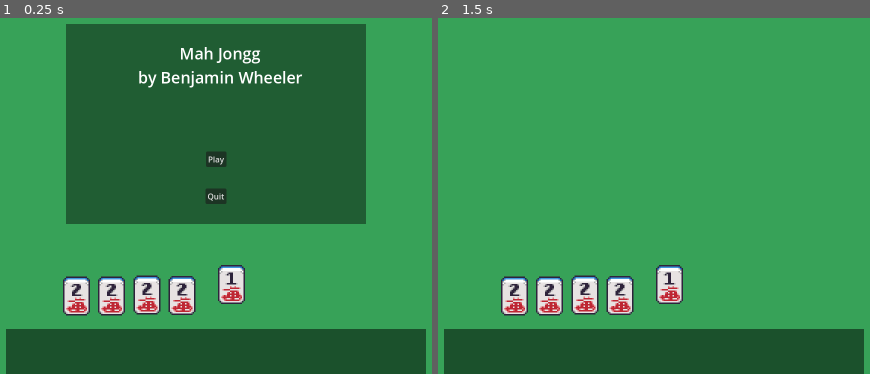
Above: before the commit, frames 1-2 (left to right).
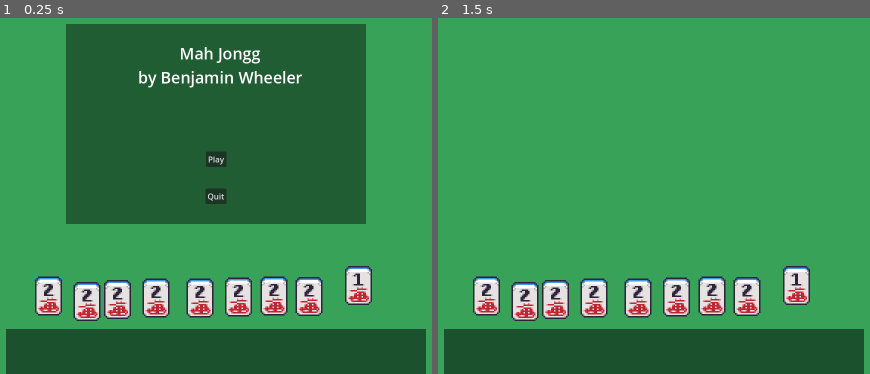
Above: after the commit, the same moments.

Repository: benjamin051000/Mahjongg
Game: Godot game, scene res://mahjongg.tscn
The game is run twice, just before and just after one commit, with the same random seed, the same clock (stepped at 60 frames per second) and the same inputs.
Inputs (mouse positions are in pixels of both pictures, inside the frame that each line leads up to):
- Up to frame 1 (0.25 s): no input
- Up to frame 2 (1.5 s): click "Play" at 0.5 s; tap Enter at 1.25 s; move the mouse to (831, 124) at 1.27 s; click (831, 124) at 1.35 s

The runs differ from the first frame. In frame 1, 7.3% of the frame differs, in the area x 8-87%, y 69-86%; in frame 2, 7.3%.

Commit message:
moved more (once again, just testing commit signing)

Diff:
--- a/mahjongg.tscn
+++ b/mahjongg.tscn
@@ -23,47 +23,47 @@
 metadata/_edit_lock_ = true
 
 [node name="Tile" parent="." instance=ExtResource("1_u8cfa")]
-position = Vector2(831, 721)
+position = Vector2(1085, 723)
 frame = 27
 
 [node name="Tile2" parent="." instance=ExtResource("1_u8cfa")]
-position = Vector2(521, 744)
+position = Vector2(465, 744)
 
 [node name="Tile3" parent="." instance=ExtResource("1_u8cfa")]
-position = Vector2(521, 744)
+position = Vector2(465, 744)
 
 [node name="Tile4" parent="." instance=ExtResource("1_u8cfa")]
-position = Vector2(521, 744)
+position = Vector2(465, 744)
 
 [node name="Tile5" parent="." instance=ExtResource("1_u8cfa")]
-position = Vector2(521, 744)
+position = Vector2(465, 744)
 
 [node name="Tile6" parent="." instance=ExtResource("1_u8cfa")]
-position = Vector2(521, 744)
+position = Vector2(465, 744)
 
 [node name="Tile7" parent="." instance=ExtResource("1_u8cfa")]
-position = Vector2(521, 744)
+position = Vector2(465, 744)
 
 [node name="Tile8" parent="." instance=ExtResource("1_u8cfa")]
-position = Vector2(521, 744)
+position = Vector2(542, 755)
 
 [node name="Tile9" parent="." instance=ExtResource("1_u8cfa")]
-position = Vector2(521, 744)
+position = Vector2(603, 751)
 
 [node name="Tile10" parent="." instance=ExtResource("1_u8cfa")]
-position = Vector2(521, 744)
+position = Vector2(680, 748)
 
 [node name="Tile11" parent="." instance=ExtResource("1_u8cfa")]
-position = Vector2(521, 744)
+position = Vector2(768, 748)
 
 [node name="Tile12" parent="." instance=ExtResource("1_u8cfa")]
-position = Vector2(591, 744)
+position = Vector2(845, 746)
 
 [node name="Tile13" parent="." instance=ExtResource("1_u8cfa")]
-position = Vector2(662, 742)
+position = Vector2(916, 744)
 
 [node name="Tile14" parent="." instance=ExtResource("1_u8cfa")]
-position = Vector2(732, 743)
+position = Vector2(986, 745)
 
 [node name="TitleScreen" parent="." instance=ExtResource("4_bf3qt")]
 position = Vector2(800, 400)
